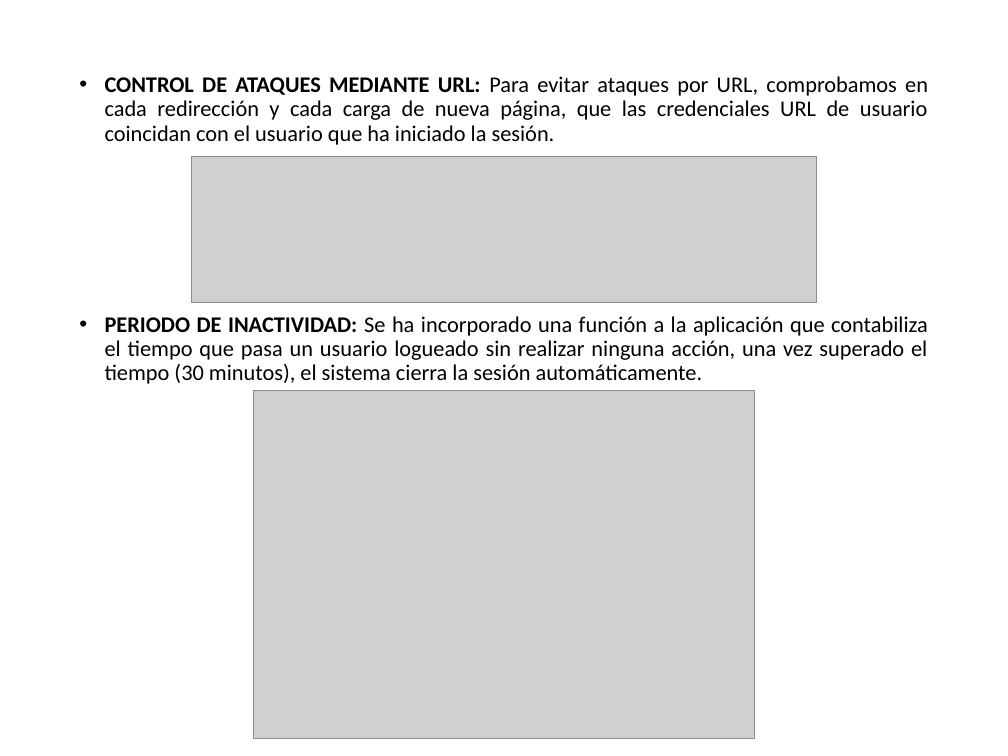
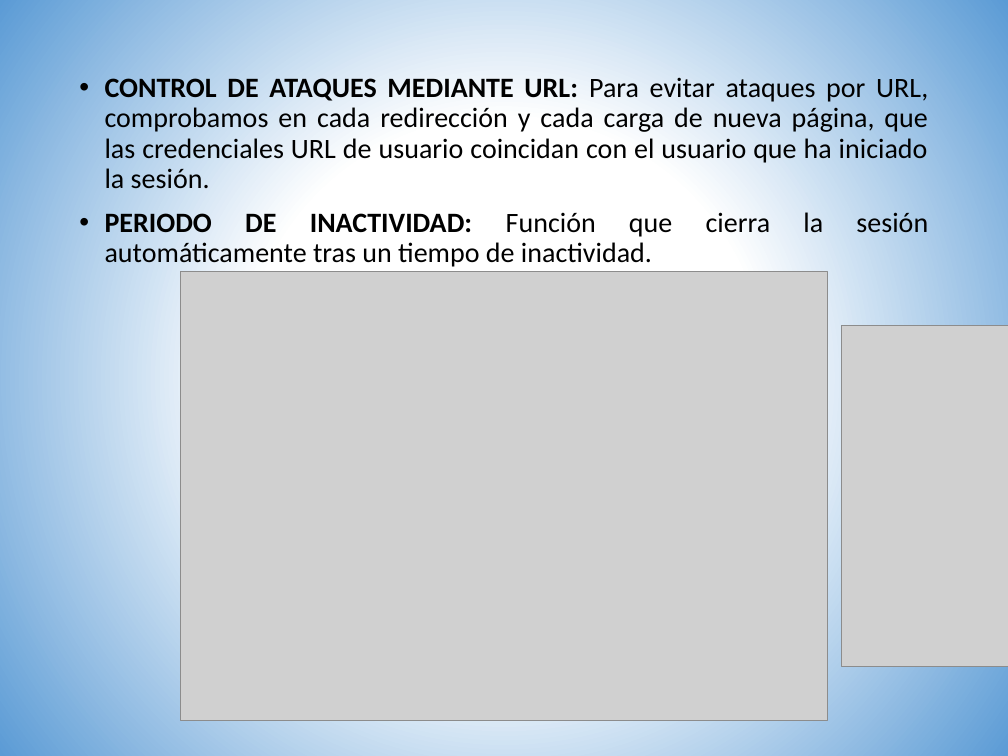
Before and after one commit to neglato/001_Proyecto_centro_buena, a slide deck: slide 23 of BBDD/exposicion.pptx. Drawn at 1008x756 pixels with LibreOffice and Linux fonts; fonts in the diff are those of the drawing; grey boxes stand for pictures. Boxes give left, top, right and bottom in pixels: in the first picture for what was removed or moved away, otherwise in the second. Text is boxed around its words. In the diff, an @@ line names an element or a change of style, - is before the commit and + after.

```diff
--- a/BBDD/exposicion.pptx
+++ b/BBDD/exposicion.pptx
@@ background #FFFFFF to gradient #FFFFFF to #5B9BD5 @@
@@ text at [105, 77, 928, 189]: size 16 to 20 pt in "CONTROL DE ATAQUES MEDIANTE URL: Para evitar ..." @@
@@ picture removed at [192, 156, 816, 302] @@
@@ text at [105, 212, 672, 269]: text changed; size 16 to 20 pt @@
-• PERIODO DE INACTIVIDAD: Se ha incorporado una función a la aplicación que contabiliza el tiempo que pasa un usuario logueado sin realizar ninguna acción, una vez superado el tiempo (30 minutos), el sistema cierra la sesión automáticamente.
+• PERIODO DE INACTIVIDAD: Función que cierra la sesión automáticamente tras un tiempo de inactividad.
@@ picture: place and size @@
-picture at [253, 390, 754, 738]
+picture at [180, 271, 828, 721]
@@ picture added at [842, 326, 1008, 666] @@
```
Also in this commit, not shown: 28 other slides changed, 4 slides added, 3 slides removed.
